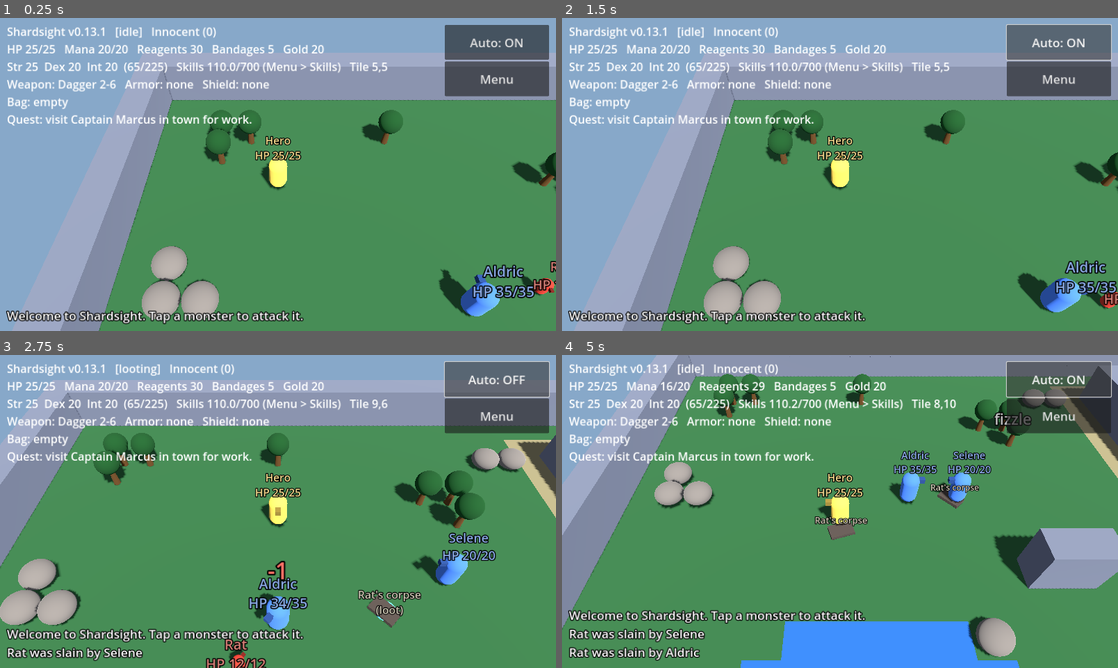
Above: before the commit, frames 1-4 (two rows, left to right).
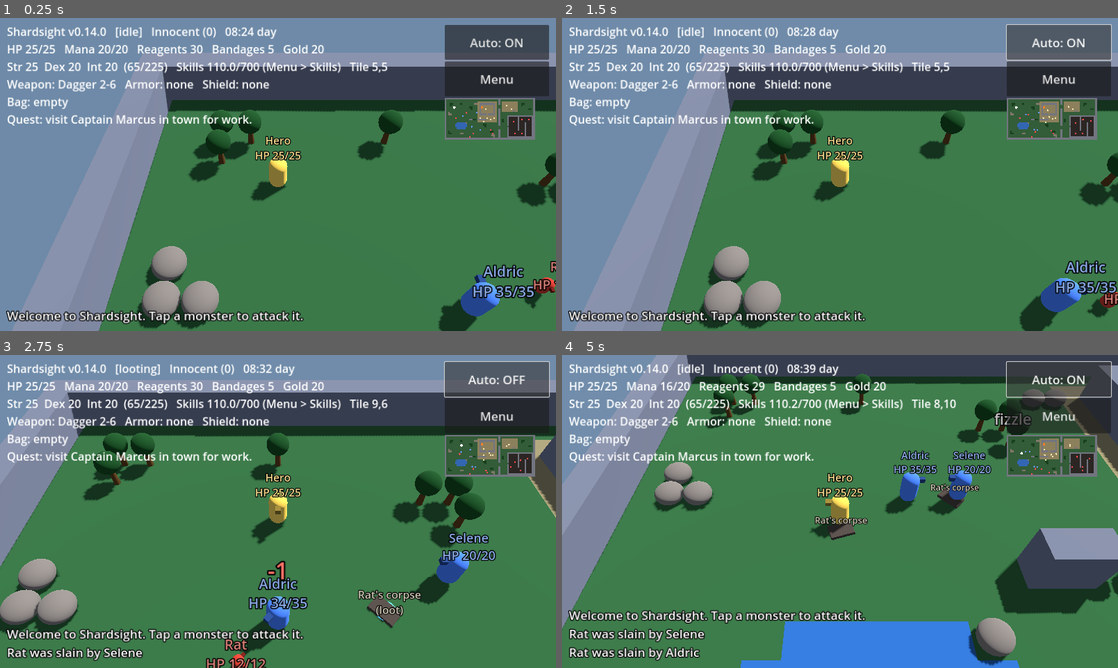
Above: after the commit, the same moments.

Repository: luckovsdeniss-denlu/Shardsight
Game: Godot game, scene res://scenes/main.tscn
The game is run twice, just before and just after one commit, with the same random seed, the same clock (stepped at 60 frames per second) and the same inputs.
Inputs:
- Up to frame 1 (0.25 s): no input
- Up to frame 2 (1.5 s): click "Auto: ON" at 0.5 s; click "Auto: OFF" at 1.25 s
- Up to frame 3 (2.75 s): click "Auto: ON" at 2 s
- Up to frame 4 (5 s): click "Auto: OFF" at 2.75 s; click "Auto: ON" at 3.5 s; click "Auto: OFF" at 4.25 s

The runs differ from the first frame. In frame 1, 44% of the frame differs, in the area x 0-100%, y 0-100%; in frame 2, 40%; in frame 3, 30%; in frame 4, 26%.

Commit message:
Add sound effects, day/night, minimap, camera pinch/twist and animation (v0.14.0)
Co-Authored-By: Claude Opus 5.5 <noreply@anthropic.com>
Claude-Session: https://claude.ai/code/session_01H6LNxUGdbevPyoRQBBzvxK

Diff:
--- a/project.godot
+++ b/project.godot
@@ -4,7 +4,7 @@
 [application]
 
 config/name="Shardsight"
-config/version="0.13.1"
+config/version="0.14.0"
 run/main_scene="res://scenes/main.tscn"
 config/features=PackedStringArray("4.3", "GL Compatibility")
 config/icon="res://icon.svg"
--- a/scripts/entity.gd
+++ b/scripts/entity.gd
@@ -24,6 +24,7 @@
 const MARKET_RANGE := 4.0          # the merchant trades with players this close
 const GATHER_TIME := 2.0           # seconds per swing of the pickaxe or hatchet
 const CARRY_MATERIALS := 30        # gatherers stop when carrying this many materials
+const SWING_ANIM := 0.22           # seconds of the attack lunge
 const CRIMINAL_SECONDS := 60.0     # grey after attacking an innocent
 const MURDER_WINDOW := 30.0        # an innocent dying this soon after your attack is a murder
 const MURDER_DECAY := 180.0        # seconds for one murder count to fade
@@ -98,6 +99,10 @@
 var crafting_trip := false
 var banking := false
 var gate_cd := 0.0             # just came through a moongate: don't bounce straight back
+var rig: Node3D                # body + nose, moved by the procedural animation
+var anim_t := 0.0
+var swing_anim := 0.0
+var _last_pos := Vector3.ZERO
 
 
 func setup(p_game, p_kind: int, p_name: String, cfg: Dictionary, color: Color, tile: Vector2i) -> void:
@@ -140,6 +145,9 @@
 
 
 func _build_visual(color: Color, s: float) -> void:
+	rig = Node3D.new()
+	add_child(rig)
+	anim_t = randf() * 10.0          # so idle creatures don't breathe in lockstep
 	body = MeshInstance3D.new()
 	var capsule := CapsuleMesh.new()
 	capsule.radius = 0.3
@@ -148,7 +156,7 @@
 	body.material_override = World._mat(color)
 	body.position = Vector3(0.0, 0.6 * s, 0.0)
 	body.scale = Vector3.ONE * s
-	add_child(body)
+	rig.add_child(body)
 	# A small "nose" so the facing direction is visible.
 	nose = MeshInstance3D.new()
 	var nose_mesh := BoxMesh.new()
@@ -157,7 +165,7 @@
 	nose.material_override = World._mat(color.darkened(0.45))
 	nose.position = Vector3(0.0, 0.95 * s, -0.32 * s)
 	nose.scale = Vector3.ONE * s
-	add_child(nose)
+	rig.add_child(nose)
 	label = Label3D.new()
 	label.billboard = BaseMaterial3D.BILLBOARD_ENABLED
 	label.pixel_size = 0.008
@@ -175,11 +183,13 @@
 	if dead:
 		if ghost:
 			_ghost_tick(delta)
+			_animate(delta)
 		else:
 			dead_timer -= delta
 			if dead_timer <= 0.0:
 				_respawn()
 		return
+	_animate(delta)
 	gate_cd = maxf(gate_cd - delta, 0.0)
 	swing_cd = maxf(swing_cd - delta, 0.0)
 	cast_cd = maxf(cast_cd - delta, 0.0)
@@ -371,6 +381,7 @@
 		lo = float(w["min"])
 		hi = float(w["max"])
 	swing_cd = Rules.swing_seconds(stats.max_stamina(), ws)
+	swing_anim = SWING_ANIM
 	var atk: float = stats.skills.get(Hero.Skill.SWORDSMANSHIP, 0.0)
 	var def: float = target.stats.skills.get(Hero.Skill.SWORDSMANSHIP, 0.0)
 	if randf() < Rules.hit_chance(atk, def):
@@ -420,6 +431,7 @@
 			game.log_event("%s attacks %s!" % [from.display_name, display_name])
 		attackers[aid] = MURDER_WINDOW
 	hp -= amount
+	game.sound("hit", position)
 	if casting_id != "":
 		_fizzle("disrupted")      # taking damage breaks a spell in progress
 	if bandage_timer > 0.0:
@@ -449,6 +461,7 @@
 	game.spawn_corpse(self)
 	game.log_event("%s was slain by %s" % [display_name, killer.display_name])
 	game.on_kill(killer, self)
+	game.sound("death", position)
 	if kind == Kind.PLAYER:
 		ghost = true                   # players become ghosts and look for a healer
 		dead_timer = RED_GHOST_TIMEOUT if died_red else GHOST_TIMEOUT
@@ -595,6 +608,7 @@
 	cast_timer = 0.5 + 0.25 * float(sp["circle"])
 	path.clear()
 	_pop(String(sp["words"]), Color(0.7, 0.85, 1.0))
+	game.sound("cast", position)
 	return true
 
 
@@ -851,6 +865,7 @@
 		parts.append("%s x%d" % [Items.item_name(id), int(found[id])])
 	if is_hero and not parts.is_empty():
 		game.log_event("You loot: " + ", ".join(parts))
+		game.sound("loot", position)
 
 
 ## Picks the nearest corpse worth looting, unless a monster is close.
@@ -1008,6 +1023,7 @@
 func _on_skill_gained(skill_name: String, value: float) -> void:
 	if is_hero:
 		game.log_event("Your %s increases to %.1f." % [skill_name, value])
+		game.sound("gain", position)
 
 
 func _on_stat_gained(stat_name: String, value: int) -> void:
@@ -1214,6 +1230,7 @@
 	var id := Crafting.roll_ore(_skill(skill)) if is_ore else "log"
 	inventory[id] = int(inventory.get(id, 0)) + 1
 	_pop("+1 " + Items.item_name(id), Color(0.9, 0.85, 0.6))
+	game.sound("gather", position)
 	if kind == Kind.PLAYER:
 		stats.try_gain(skill)
 
@@ -1480,3 +1497,33 @@
 	path.clear()
 	target = null
 	gate_cd = 2.0
+
+
+# --- animation -------------------------------------------------------------
+
+## Simple procedural motion: a bob while walking, a lunge on each swing, a float while casting,
+## a chopping tilt while gathering, gentle breathing when idle, and a drifting ghost.
+func _animate(delta: float) -> void:
+	anim_t += delta
+	swing_anim = maxf(swing_anim - delta, 0.0)
+	var moving := position.distance_to(_last_pos) > 0.001
+	_last_pos = position
+	var y := 0.0
+	var tilt := 0.0
+	if ghost:
+		y = 0.25 + sin(anim_t * 2.0) * 0.08
+	elif casting_id != "":
+		y = 0.1 + sin(anim_t * 6.0) * 0.05
+	elif moving:
+		y = absf(sin(anim_t * 11.0)) * 0.09
+	elif gather_tile.x >= 0:
+		tilt = maxf(sin(anim_t * 6.0), 0.0) * 0.35
+	else:
+		y = sin(anim_t * 2.0) * 0.015
+	var z := 0.0
+	if swing_anim > 0.0:
+		var k := sin(swing_anim / SWING_ANIM * PI)
+		z = -0.25 * k
+		tilt += 0.25 * k
+	rig.position = Vector3(0.0, y, z)
+	rig.rotation.x = -tilt
--- a/scripts/main.gd
+++ b/scripts/main.gd
@@ -8,6 +8,7 @@
 const LOG_LINES := 6
 const DEFAULT_RUNE := Vector2i(25, 13)
 const GATE_SECONDS := 20.0
+const DAY_SECONDS := 480.0       # one full day and night
 
 var version: String = ProjectSettings.get_setting("application/config/version", "dev")
 var world := World.new()
@@ -33,6 +34,16 @@
 var property_box: VBoxContainer
 var travel_panel: Control
 var travel_box: VBoxContainer
+var settings_panel: Control
+var settings_box: VBoxContainer
+var sfx := Sfx.new()
+var minimap := Minimap.new()
+var env: Environment
+var sun: DirectionalLight3D
+var day_time := 0.35             # 0 = midnight, 0.5 = noon
+var touches := {}                # screen touch index -> position (for pinch and twist)
+var _pinch_dist := 0.0
+var _pinch_angle := 0.0
 var gates: Array[Dictionary] = []      # {"a": Vector3, "b": Vector3, "life": float, "nodes": [Node3D]}
 var reset_button: Button
 var reset_armed := false
@@ -84,6 +95,8 @@
 	auto_button.pressed.connect(_toggle_auto)
 	corner.add_child(auto_button)
 	corner.add_child(_menu_button("Menu", _open_menu))
+	minimap.setup(self, world)
+	corner.add_child(minimap)
 	corner.set_anchors_and_offsets_preset(Control.PRESET_TOP_RIGHT, Control.PRESET_MODE_MINSIZE, 16)
 	_update_button()
 	_build_menu(layer)
@@ -92,6 +105,8 @@
 	_build_property_panel(layer)
 	travel_panel = _make_overlay(layer)
 	travel_box = travel_panel.get_meta("box")
+	settings_panel = _make_overlay(layer)
+	settings_box = settings_panel.get_meta("box")
 
 	if SaveGame.load_into(hero, property):
 		log_event("Welcome back. Your progress was loaded.")
@@ -137,6 +152,7 @@
 	box.add_child(_menu_button("Craft", _open_craft))
 	box.add_child(_menu_button("Bank & House", _open_property))
 	box.add_child(_menu_button("Travel", _open_travel))
+	box.add_child(_menu_button("Settings", _open_settings))
 	box.add_child(_menu_button("Save now", _save_now))
 	reset_button = _menu_button("Reset progress", _reset_progress)
 	box.add_child(reset_button)
@@ -760,7 +776,8 @@
 
 
 func _build_environment() -> void:
-	var env := Environment.new()
+	add_child(sfx)
+	env = Environment.new()
 	env.background_mode = Environment.BG_COLOR
 	env.background_color = Color("87a8c9")
 	env.ambient_light_source = Environment.AMBIENT_SOURCE_COLOR
@@ -770,7 +787,7 @@
 	we.environment = env
 	add_child(we)
 
-	var sun := DirectionalLight3D.new()
+	sun = DirectionalLight3D.new()
 	sun.rotation_degrees = Vector3(-55.0, 30.0, 0.0)
 	sun.shadow_enabled = true
 	add_child(sun)
@@ -798,6 +815,32 @@
 
 func _unhandled_input(event: InputEvent) -> void:
 	if paused:
+		return
+	# Two fingers: pinch to zoom, twist to turn the camera. Taps are ignored meanwhile.
+	if event is InputEventScreenTouch:
+		var st := event as InputEventScreenTouch
+		if st.pressed:
+			touches[st.index] = st.position
+		else:
+			touches.erase(st.index)
+		_pinch_dist = 0.0
+		if touches.size() >= 2:
+			held = false
+	elif event is InputEventScreenDrag:
+		var sd := event as InputEventScreenDrag
+		touches[sd.index] = sd.position
+		if touches.size() >= 2:
+			_pinch()
+			return
+	if event is InputEventMagnifyGesture:
+		_zoom((event as InputEventMagnifyGesture).factor)
+		return
+	var wheel := event as InputEventMouseButton
+	if wheel != null and wheel.pressed and \
+			(wheel.button_index == MOUSE_BUTTON_WHEEL_UP or wheel.button_index == MOUSE_BUTTON_WHEEL_DOWN):
+		_zoom(1.1 if wheel.button_index == MOUSE_BUTTON_WHEEL_UP else 0.9)
+		return
+	if touches.size() >= 2:
 		return
 	var button := event as InputEventMouseButton
 	if button != null and button.button_index == MOUSE_BUTTON_LEFT:
@@ -916,6 +959,8 @@
 		e.tick(delta)
 	_guards_strike()
 	_gates_tick(delta)
+	day_time = fmod(day_time + delta / DAY_SECONDS, 1.0)
+	_apply_daylight()
 	_quest_tick()
 	if property.has_house() and not hero.dead \
 			and hero.position.distance_to(world.tile_center(property.house_center_tile())) <= 6.0:
@@ -945,14 +990,91 @@
 		bag.resize(6)
 		bag.append("+%d more" % extra)
 	var bag_text := ", ".join(bag) if not bag.is_empty() else "empty"
-	hud.text = "Shardsight v%s   [%s]   %s\nHP %d/%d   Mana %d/%d   Reagents %d   Bandages %d   Gold %d\nStr %d  Dex %d  Int %d  (%d/%d)   Skills %.1f/%d (Menu > Skills)   Tile %d,%d\n%s\nBag: %s\n%s" % [
-		version, hero.state_text(), hero.notoriety_text(), ceili(hero.hp), s.max_hp(), floori(hero.mana), s.max_mana(),
+	hud.text = "Shardsight v%s   [%s]   %s   %s\nHP %d/%d   Mana %d/%d   Reagents %d   Bandages %d   Gold %d\nStr %d  Dex %d  Int %d  (%d/%d)   Skills %.1f/%d (Menu > Skills)   Tile %d,%d\n%s\nBag: %s\n%s" % [
+		version, hero.state_text(), hero.notoriety_text(), _clock_text(), ceili(hero.hp), s.max_hp(), floori(hero.mana), s.max_mana(),
 		floori(hero.reagents), hero.bandages, hero.gold,
 		s.strength, s.dexterity, s.intelligence, s.stat_total(), Rules.STAT_CAP,
 		s.skill_total(), Rules.SKILL_CAP_TOTAL, tile.x, tile.y, hero.gear_text(), bag_text,
 		_quest_text()]
 
 
+## factor > 1 zooms in.
+func _zoom(factor: float) -> void:
+	property.cam_zoom = clampf(property.cam_zoom / factor, 0.5, 1.8)
+
+
+func _pinch() -> void:
+	var keys := touches.keys()
+	var p0: Vector2 = touches[keys[0]]
+	var p1: Vector2 = touches[keys[1]]
+	var dist := p0.distance_to(p1)
+	var angle := (p1 - p0).angle()
+	if _pinch_dist > 0.0 and dist > 1.0:
+		_zoom(dist / _pinch_dist)
+		property.cam_yaw -= wrapf(angle - _pinch_angle, -PI, PI)
+	_pinch_dist = dist
+	_pinch_angle = angle
+
+
+## Sound effects near the hero (within 12 m), if sound is on.
+func sound(sound_name: String, at: Vector3) -> void:
+	if property.sound_on and hero != null and at.distance_to(hero.position) <= 12.0:
+		sfx.play(sound_name)
+
+
+## Moves the sun and dims the sky over the day; nights stay readable.
+func _apply_daylight() -> void:
+	var sun_height := sin((day_time - 0.25) * TAU)          # -1 midnight .. 1 noon
+	var light := clampf(0.5 + 0.5 * sun_height, 0.0, 1.0)
+	sun.light_energy = lerpf(0.25, 1.0, light)
+	sun.light_color = Color(0.6, 0.7, 1.0).lerp(Color(1.0, 0.97, 0.9), light)
+	sun.rotation_degrees = Vector3(-20.0 - 50.0 * maxf(sun_height, 0.0), day_time * 360.0, 0.0)
+	env.background_color = Color("0d1426").lerp(Color("87a8c9"), light)
+	env.ambient_light_energy = lerpf(0.45, 0.8, light)
+
+
+func _clock_text() -> String:
+	var minutes := int(day_time * 24.0 * 60.0)
+	var hour := minutes / 60
+	return "%02d:%02d %s" % [hour, minutes % 60, "day" if hour >= 6 and hour < 20 else "night"]
+
+
+func _refresh_settings() -> void:
+	for c in settings_box.get_children():
+		settings_box.remove_child(c)
+		c.queue_free()
+	var title := _info("Settings")
+	title.add_theme_font_size_override("font_size", 30)
+	settings_box.add_child(title)
+	settings_box.add_child(_menu_button("Sound: " + ("On" if property.sound_on else "Off"), _toggle_sound))
+	settings_box.add_child(_info("Camera: pinch with two fingers to zoom, twist them to turn the view (mouse wheel zooms on a computer)."))
+	settings_box.add_child(_menu_button("Reset camera", _reset_camera))
+	settings_box.add_child(_menu_button("Back", _close_settings))
+
+
+func _toggle_sound() -> void:
+	property.sound_on = not property.sound_on
+	_refresh_settings()
+
+
+func _reset_camera() -> void:
+	property.cam_zoom = 1.0
+	property.cam_yaw = 0.0
+	_follow_camera()
+	log_event("Camera reset.")
+
+
+func _open_settings() -> void:
+	menu.visible = false
+	settings_panel.visible = true
+	_refresh_settings()
+
+
+func _close_settings() -> void:
+	settings_panel.visible = false
+	menu.visible = true
+
+
 func _follow_camera() -> void:
-	cam.position = hero.position + CAM_OFFSET
+	cam.position = hero.position + CAM_OFFSET.rotated(Vector3.UP, property.cam_yaw) * property.cam_zoom
 	cam.look_at(hero.position + Vector3(0.0, 0.5, 0.0), Vector3.UP)
--- /dev/null
+++ b/scripts/minimap.gd
@@ -0,0 +1,68 @@
+class_name Minimap
+extends Control
+## A small overhead map: terrain, towns, the dungeon, houses, and everyone as dots
+## (you in white, monsters and murderers red, criminals grey, other players blue, NPCs cream).
+
+const PX := 4.0
+const COLORS := {
+	World.Tile.GRASS: Color(0.20, 0.36, 0.22),
+	World.Tile.WALL: Color(0.45, 0.46, 0.50),
+	World.Tile.WATER: Color(0.20, 0.40, 0.70),
+	World.Tile.TREE: Color(0.10, 0.25, 0.12),
+	World.Tile.ROCK: Color(0.50, 0.47, 0.42),
+	World.Tile.FORGE: Color(1.00, 0.50, 0.15),
+	World.Tile.HOUSE: Color(0.65, 0.48, 0.35),
+}
+
+var game
+var world: World
+var _timer := 0.0
+
+
+func setup(p_game, p_world: World) -> void:
+	game = p_game
+	world = p_world
+	custom_minimum_size = Vector2(world.cols, world.rows) * PX
+	mouse_filter = Control.MOUSE_FILTER_IGNORE
+
+
+func _process(delta: float) -> void:
+	_timer -= delta
+	if _timer <= 0.0:
+		_timer = 0.25
+		queue_redraw()
+
+
+func _draw() -> void:
+	if world == null:
+		return
+	draw_rect(Rect2(Vector2.ZERO, custom_minimum_size), Color(0, 0, 0, 0.5))
+	for y in range(world.rows):
+		for x in range(world.cols):
+			var c := Vector2i(x, y)
+			var col: Color = COLORS.get(world.tiles[y * world.cols + x], Color(0, 0, 0))
+			if world.is_town(c) and world.tiles[y * world.cols + x] == World.Tile.GRASS:
+				col = Color(0.55, 0.50, 0.36)
+			elif world.is_dungeon(c) and world.tiles[y * world.cols + x] == World.Tile.GRASS:
+				col = Color(0.17, 0.15, 0.14)
+			draw_rect(Rect2(Vector2(x, y) * PX, Vector2(PX, PX)), col)
+	var list: Array = game.creatures
+	for item in list:
+		var e := item as Entity
+		if e.dead and not e.ghost:
+			continue
+		var p := Vector2(e.position.x, e.position.z) / World.TILE * PX
+		draw_circle(p, 3.0 if e.is_hero else 2.0, _dot_color(e))
+
+
+func _dot_color(e: Entity) -> Color:
+	if e.is_hero:
+		return Color.WHITE
+	if e.kind == Entity.Kind.NPC:
+		return Color(0.95, 0.9, 0.7)
+	match e.notoriety():
+		Entity.Notoriety.RED:
+			return Color(1.0, 0.3, 0.3)
+		Entity.Notoriety.GREY:
+			return Color(0.7, 0.7, 0.7)
+	return Color(0.4, 0.6, 1.0)
--- a/scripts/property.gd
+++ b/scripts/property.gd
@@ -1,7 +1,8 @@
 class_name Property
-## The hero's bank box and house (mechanics reference: one bank account per character, reachable
-## at any bank and safe from theft and death; large purchases come straight from the bank;
-## houses give secure storage but decay and fall if neglected, dropping their contents).
+## The hero's bank box, house, rune, quest progress and settings.
+## Mechanics reference: one bank account per character, reachable at any bank and safe from
+## theft and death; large purchases come straight from the bank; houses give secure storage but
+## decay and fall if neglected, dropping their contents.
 
 const DEED_PRICE := 1500          # paid from the bank
 const POCKET_GOLD := 50           # gold the hero keeps on hand when banking automatically
@@ -21,6 +22,9 @@
 var quest_index := 0                   # which of Quests.LIST is next or active
 var quest_active := false
 var quest_kills := 0
+var sound_on := true                   # settings
+var cam_zoom := 1.0
+var cam_yaw := 0.0
 
 
 func has_house() -> bool:
@@ -73,6 +77,7 @@
 		"bank_gold": bank_gold, "bank_items": bank_items, "has_deed": has_deed,
 		"rune": [rune.x, rune.y], "quest_index": quest_index, "quest_active": quest_active,
 		"quest_kills": quest_kills,
+		"sound_on": sound_on, "cam_zoom": cam_zoom, "cam_yaw": cam_yaw,
 	}
 	if has_house():
 		d["house"] = {
@@ -93,6 +98,9 @@
 	quest_index = clampi(int(d.get("quest_index", 0)), 0, Quests.LIST.size() - 1)
 	quest_active = bool(d.get("quest_active", false))
 	quest_kills = maxi(0, int(d.get("quest_kills", 0)))
+	sound_on = bool(d.get("sound_on", true))
+	cam_zoom = clampf(float(d.get("cam_zoom", 1.0)), 0.5, 1.8)
+	cam_yaw = float(d.get("cam_yaw", 0.0))
 	clear_house()
 	var h: Variant = d.get("house", null)
 	if typeof(h) == TYPE_DICTIONARY:
--- /dev/null
+++ b/scripts/sfx.gd
@@ -0,0 +1,55 @@
+class_name Sfx
+extends Node
+## Tiny synthesized sound effects: no audio files, each sound is built from a formula at start-up.
+
+const RATE := 22050
+const VOICES := 8
+
+var _streams := {}
+var _players: Array[AudioStreamPlayer] = []
+var _next := 0
+
+
+func _ready() -> void:
+	_streams["hit"] = _make(0.09, func(t: float) -> float:
+		return randf_range(-1.0, 1.0) * exp(-t * 45.0))
+	_streams["gather"] = _make(0.12, func(t: float) -> float:
+		return (sin(TAU * 260.0 * t) * 0.8 + randf_range(-0.3, 0.3)) * exp(-t * 35.0))
+	_streams["cast"] = _make(0.35, func(t: float) -> float:
+		return sin(TAU * (400.0 * t + 700.0 * t * t)) * (1.0 - t / 0.35) * 0.7)
+	_streams["death"] = _make(0.5, func(t: float) -> float:
+		return sin(TAU * (220.0 * t - 120.0 * t * t)) * exp(-t * 5.0))
+	_streams["loot"] = _make(0.2, func(t: float) -> float:
+		var f := 880.0 if t < 0.08 else 1320.0
+		return sin(TAU * f * t) * exp(-fmod(t, 0.08) * 30.0) * 0.6)
+	_streams["gain"] = _make(0.3, func(t: float) -> float:
+		var f := 660.0 if t < 0.1 else (880.0 if t < 0.2 else 1100.0)
+		return sin(TAU * f * t) * exp(-fmod(t, 0.1) * 20.0) * 0.5)
+	for i in range(VOICES):
+		var p := AudioStreamPlayer.new()
+		add_child(p)
+		_players.append(p)
+
+
+func play(sound: String) -> void:
+	if not _streams.has(sound):
+		return
+	var p := _players[_next]
+	_next = (_next + 1) % VOICES
+	p.stream = _streams[sound]
+	p.play()
+
+
+func _make(seconds: float, wave: Callable) -> AudioStreamWAV:
+	var n := int(seconds * RATE)
+	var data := PackedByteArray()
+	data.resize(n * 2)
+	for i in range(n):
+		var v := clampf(float(wave.call(float(i) / RATE)), -1.0, 1.0)
+		data.encode_s16(i * 2, int(v * 32767.0 * 0.6))
+	var s := AudioStreamWAV.new()
+	s.format = AudioStreamWAV.FORMAT_16_BITS
+	s.mix_rate = RATE
+	s.stereo = false
+	s.data = data
+	return s
Not shown, changed: CHANGELOG.md
Not shown, changed: ROADMAP.md
